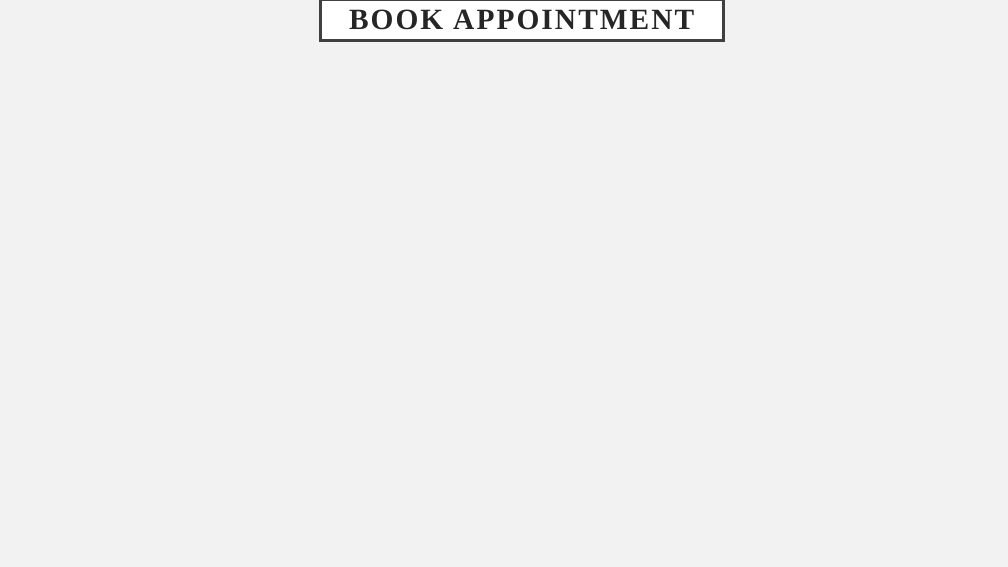
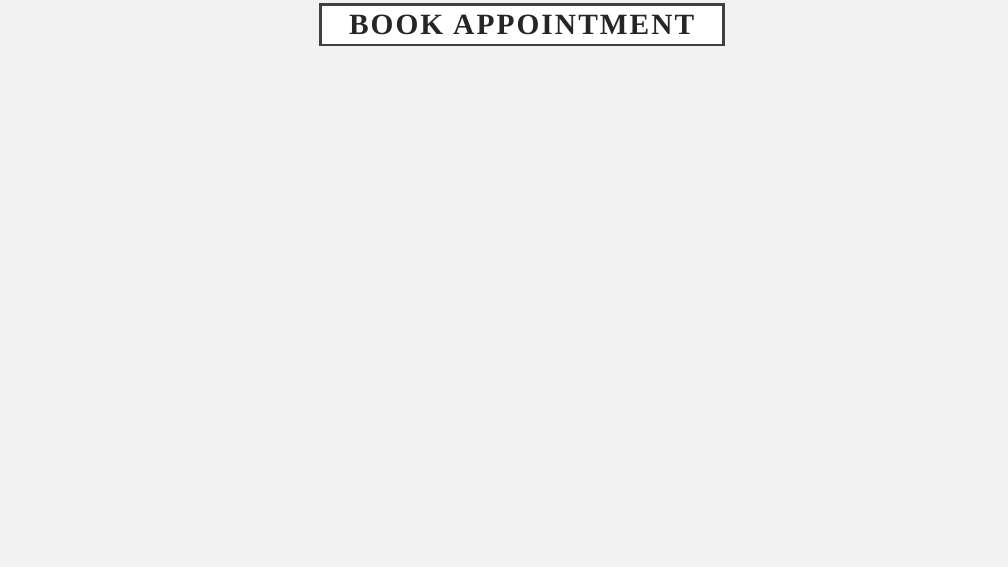
Before and after one commit to SHREYASX07/diseaseprediction-doctorrecommendation, a slide deck: slide 28 of Dpdr ppt.pptx. Drawn at 1008x567 pixels with LibreOffice and Linux fonts; fonts in the diff are those of the drawing; background and template pictures are left out. Boxes give left, top, right and bottom in pixels: in the first picture for what was removed or moved away, otherwise in the second. Text is boxed around its words. In the diff, an @@ line names an element or a change of style, - is before the commit and + after.

```diff
--- a/Dpdr ppt.pptx
+++ b/Dpdr ppt.pptx
@@ title "BOOK APPOINTMENT": place and size @@
-title "BOOK APPOINTMENT" at bbox=[321, 0, 724, 40]
+title "BOOK APPOINTMENT" at bbox=[321, 5, 724, 45]
```
Also in this commit, not shown: 16 other slides changed, 2 other files.
